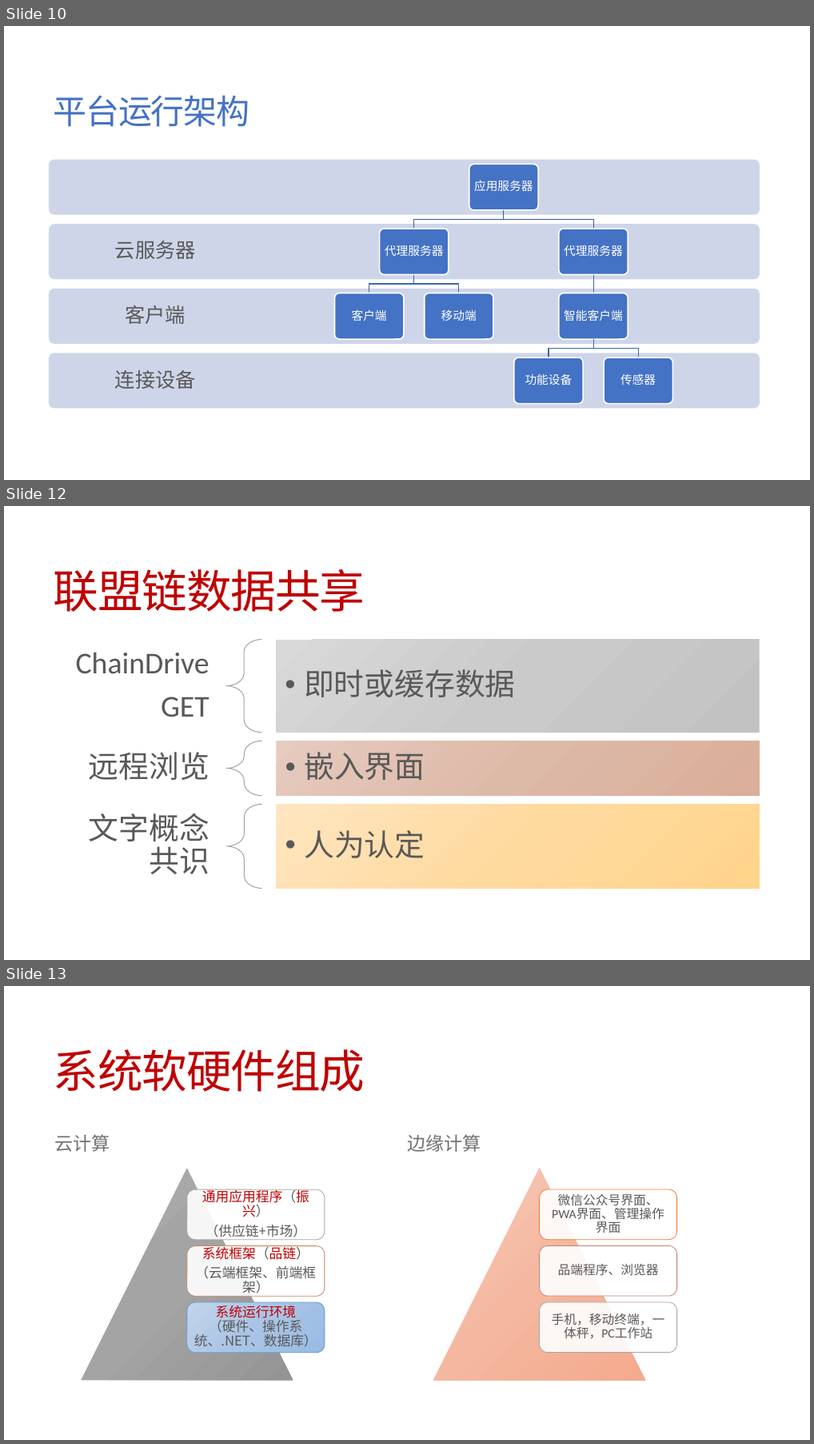
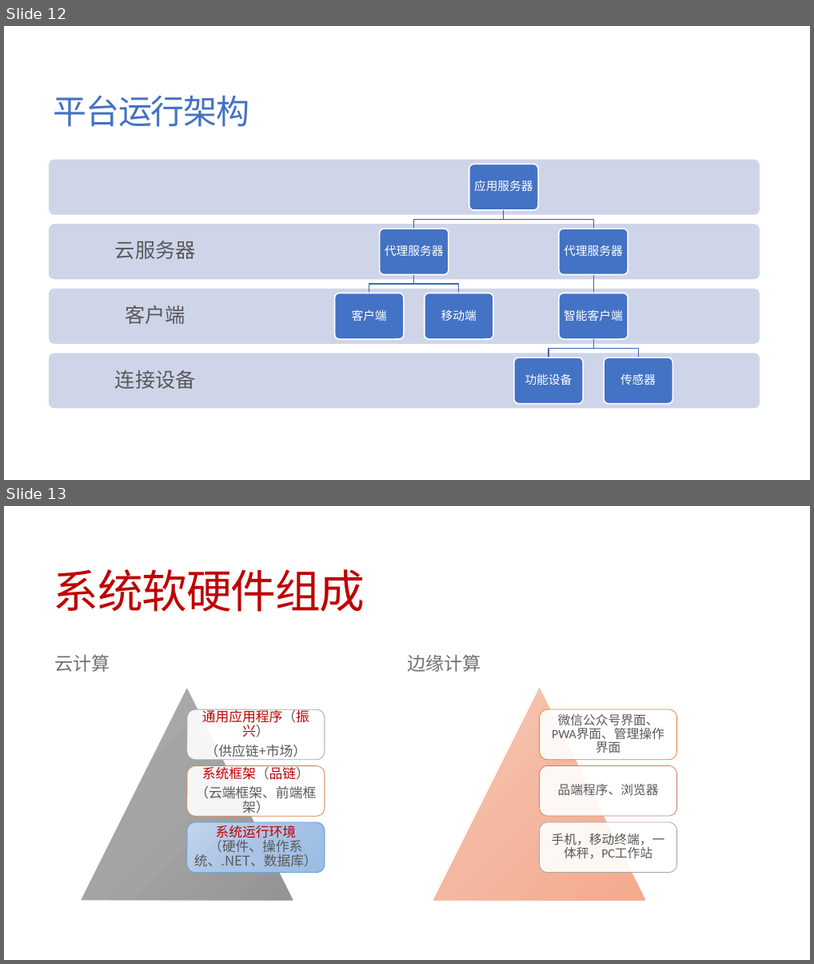
Before and after one commit to jzgi/chainsmart, a slide deck: Docs/品链供销平台.pptx. Shown one above the other, each under a label of ours: slides 10, 12 and 13 before the commit, slides 12 and 13 after it; the slides between them are not shown. The pictures are 814x1444 and 814x964 pixels, drawn with LibreOffice and Linux fonts; fonts in the diff are those of the drawing. Boxes give left, top, right and bottom in pixels: in the first picture for what was removed or moved away, otherwise in the second. Text is boxed around its words. In the diff, an @@ line names an element or a change of style, - is before the commit and + after.

```diff
--- a/Docs/品链供销平台.pptx
+++ b/Docs/品链供销平台.pptx
@@ slide 12 removed at box(4, 506, 810, 960), background #FFFFFF @@
@@ title removed at box(54, 569, 365, 612) @@
-联盟链数据共享
@@ group removed at box(76, 639, 760, 888): 6 texts, 3 left braces, 3 rectangles @@
-ChainDrive
-GET
-  • 即时或缓存数据
-远程浏览
-  • 嵌入界面
-文字概念共识
-  • 人为认定
@@ what was slide 10 is now slide 12 @@
```
Also in this commit, not shown: 2 slides added, 6 other slides removed, 13 other files.
